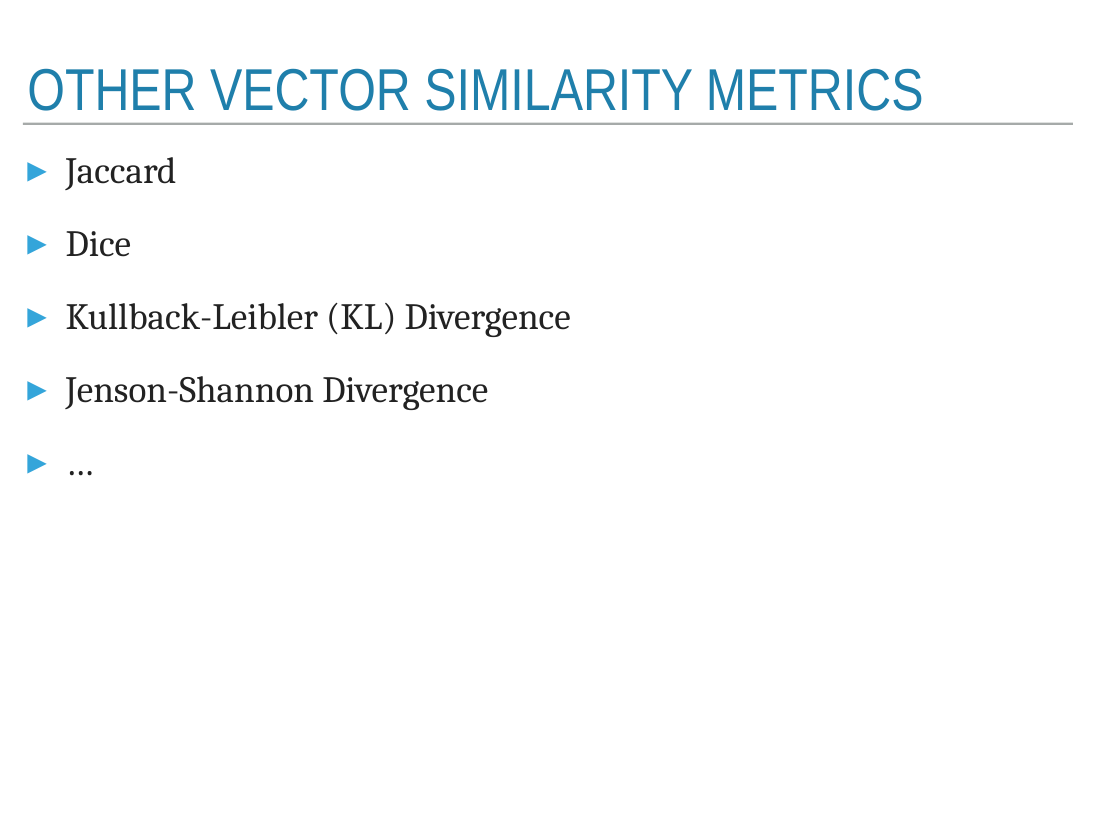
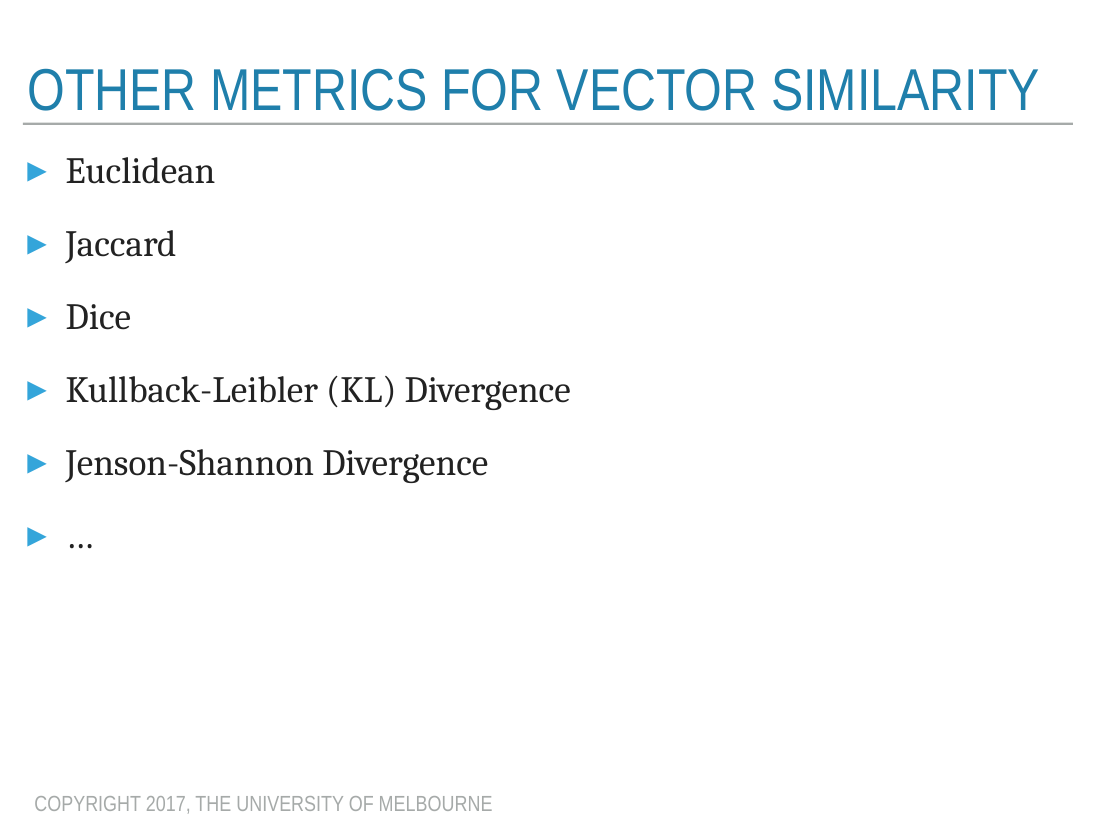
Before and after one commit to trevorcohn/comp90042, a slide deck: slide 21 of slides/WSTA_L9_distributional_semantics.pptx. Drawn at 1120x840 pixels with LibreOffice and Linux fonts; fonts in the diff are those of the drawing. Boxes give left, top, right and bottom in pixels: in the first picture for what was removed or moved away, otherwise in the second. Text is boxed around its words. In the diff, an @@ line names an element or a change of style, - is before the commit and + after.

```diff
--- a/slides/WSTA_L9_distributional_semantics.pptx
+++ b/slides/WSTA_L9_distributional_semantics.pptx
@@ title at bbox=[27, 68, 1040, 111]: text changed @@
-OTHER VECTOR SIMILARITY METRICS
+OTHER METRICS FOR VECTOR SIMILARITY
@@ text at bbox=[66, 157, 216, 184]: paragraph added @@
+▸ Euclidean
@@ text added at bbox=[34, 796, 493, 814], 20 pt, text #A6AAA9 @@
+COPYRIGHT 2017, THE UNIVERSITY OF MELBOURNE
```
Also in this commit, not shown: 22 other slides changed, 7 other files.
